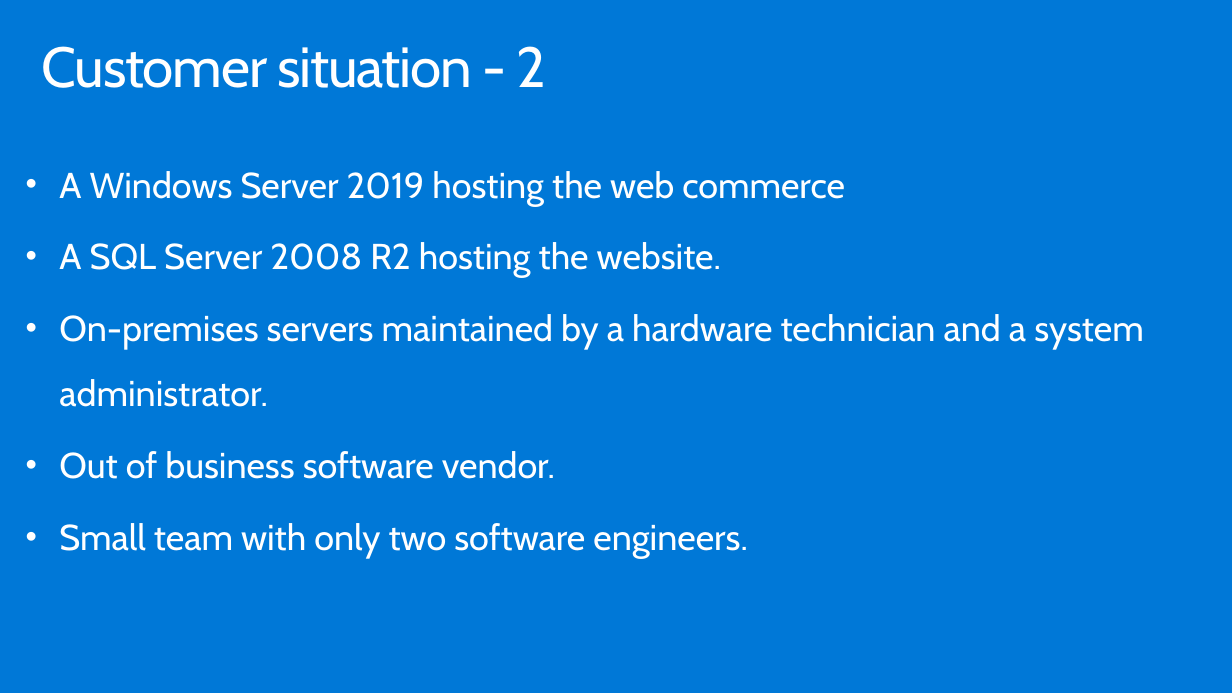
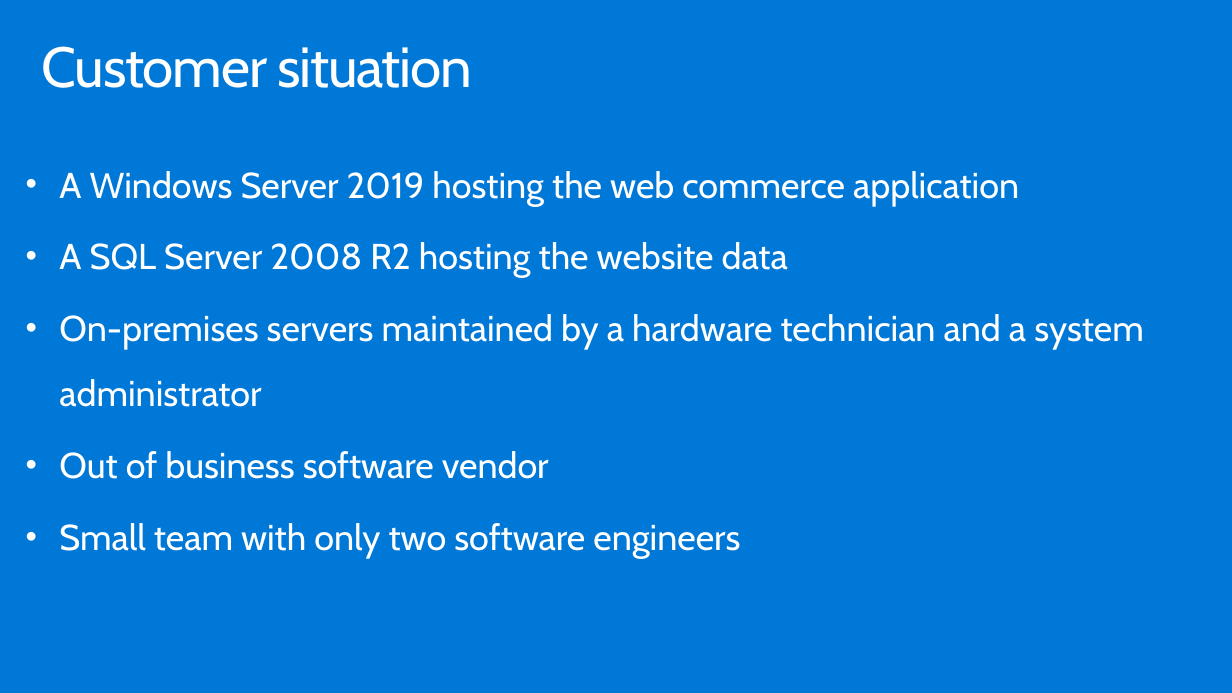
Before and after one commit to gaborkulcsarsnt/MCW-App-modernization, a slide deck: slide 5 of Whiteboard design session/WDS trainer presentation - App modernization.pptx. Drawn at 1232x693 pixels with LibreOffice and Linux fonts; fonts in the diff are those of the drawing. Boxes give left, top, right and bottom in pixels: in the first picture for what was removed or moved away, otherwise in the second. Text is boxed around its words. In the diff, an @@ line names an element or a change of style, - is before the commit and + after.

```diff
--- a/Whiteboard design session/WDS trainer presentation - App modernization.pptx
+++ b/Whiteboard design session/WDS trainer presentation - App modernization.pptx
@@ title at <box>42,46,472,88</box>: text changed @@
-Customer situation - 2
+Customer situation
@@ text at <box>59,171,1144,559</box>: text changed @@
-• A Windows Server 2019 hosting the web commerce
-• A SQL Server 2008 R2 hosting the website.
-• On-premises servers maintained by a hardware technician and a system administrator.
-• Out of business software vendor.
-• Small team with only two software engineers.
+• A Windows Server 2019 hosting the web commerce application
+• A SQL Server 2008 R2 hosting the website data
+• On-premises servers maintained by a hardware technician and a system administrator
+• Out of business software vendor
+• Small team with only two software engineers
```
Also in this commit, not shown: 4 other slides changed, 2 other files.
